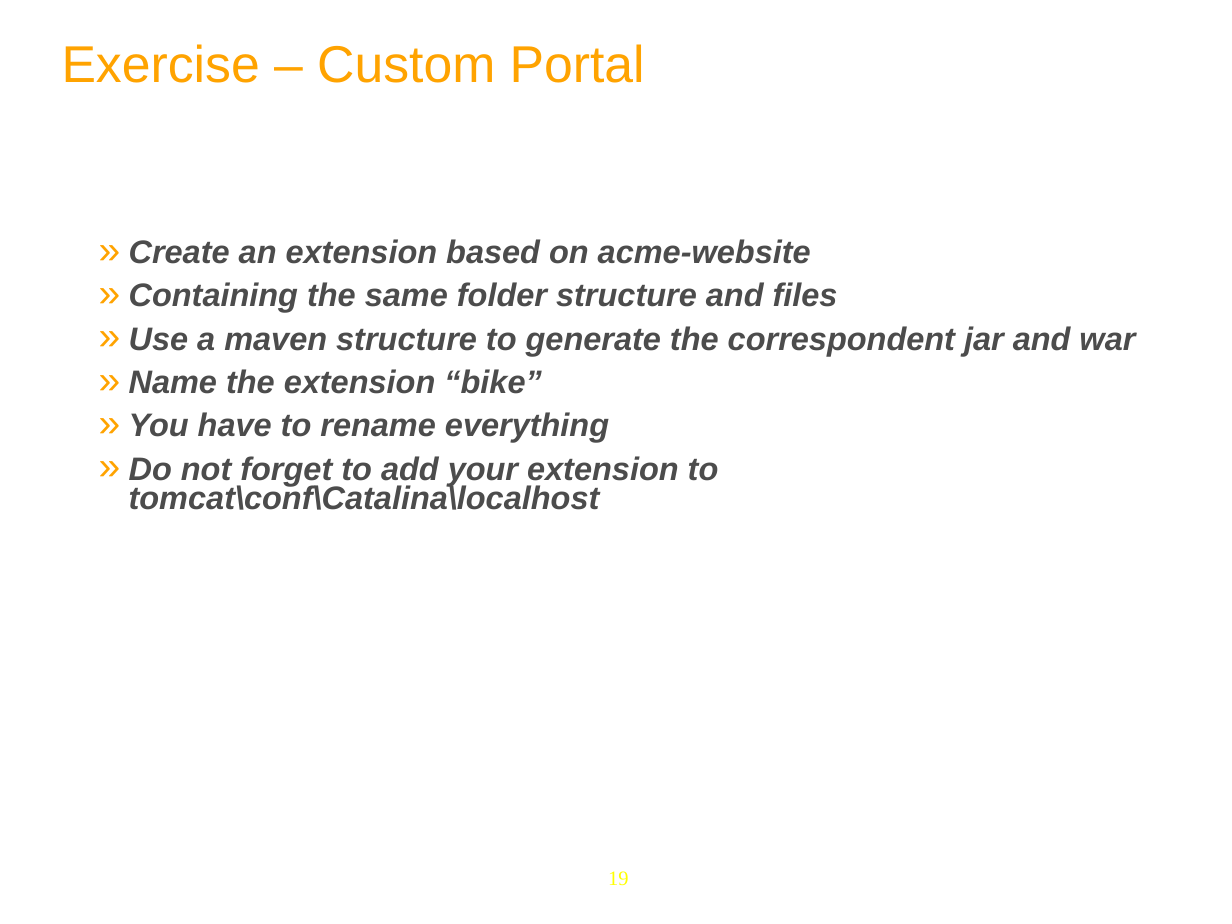
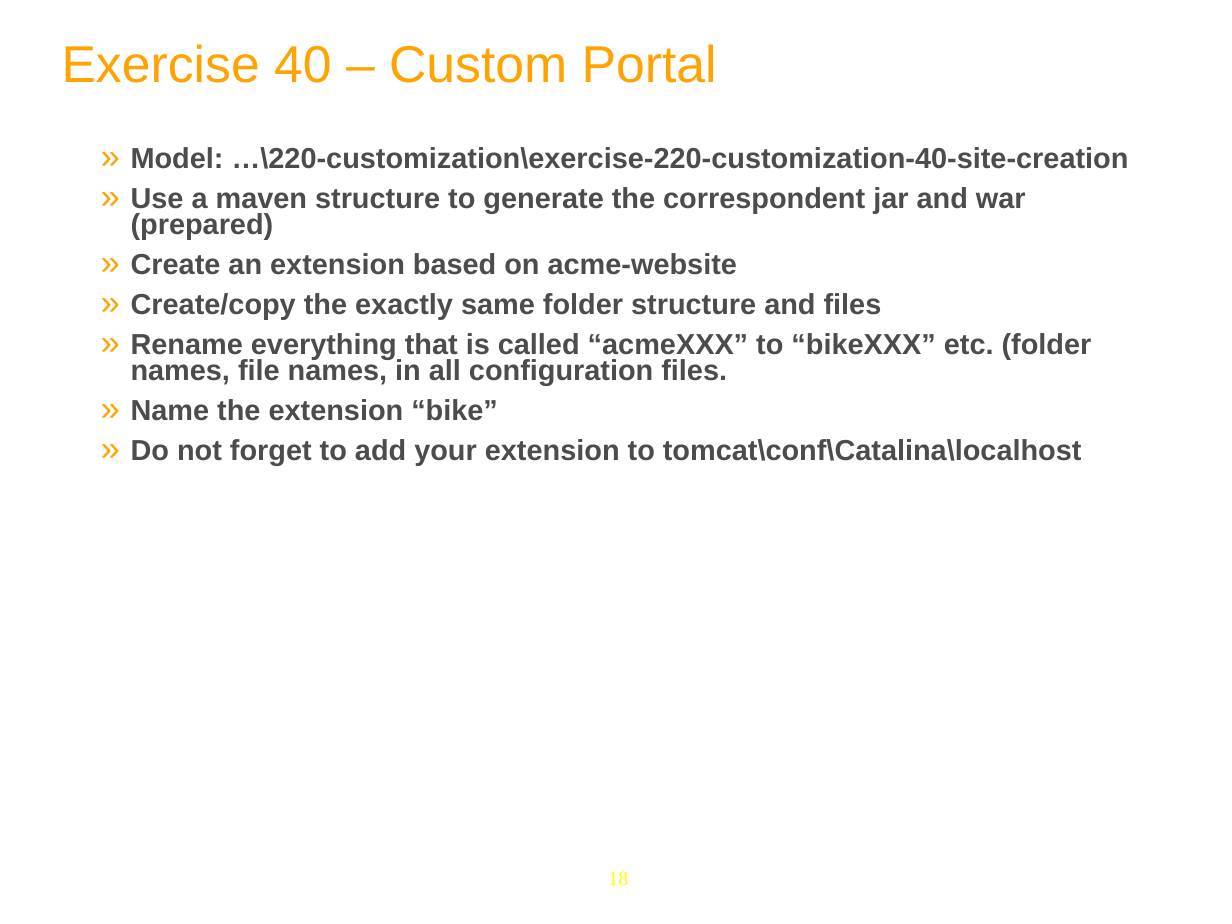
Before and after one commit to anhvurz90/training, a slide deck: slide 18 of exo-developer/220-customization/slides/220-customization-XDev-en.ppt (slide 19 before the commit). Drawn at 1232x924 pixels with LibreOffice and Linux fonts; fonts in the diff are those of the drawing; background and template pictures are left out. Boxes give left, top, right and bottom in pixels: in the first picture for what was removed or moved away, otherwise in the second. Text is boxed around its words. In the diff, an @@ line names an element or a change of style, - is before the commit and + after.

```diff
--- a/exo-developer/220-customization/slides/220-customization-XDev-en.ppt
+++ b/exo-developer/220-customization/slides/220-customization-XDev-en.ppt
@@ title at [62,44,717,83]: text changed @@
-Exercise – Custom Portal
+Exercise 40 – Custom Portal
@@ text "Model: …\220-customization\exercise-220-customization-40-sit ...": place and size @@
-text "Model: …\220-customization\exercise-220-customization-40-sit ..." at [129,239,1135,510]
+text "Model: …\220-customization\exercise-220-customization-40-sit ..." at [131,147,1129,465]
@@ text at [131,147,1129,239]: paragraphs added @@
+  » Model: …\220-customization\exercise-220-customization-40-site-creation
+  » Use a maven structure to generate the correspondent jar and war (prepared)
@@ text at [131,253,1082,465]: size 27 to 24 pt, italic off in "Create an extension based on acme-website", "Name the extension “bike”", "Do not forget to add your extension ..." @@
@@ text at [131,293,1092,385]: text changed; size 27 to 24 pt; italic off @@
-  » Containing the same folder structure and files
-  » Use a maven structure to generate the correspondent jar and war
+  » Create/copy the exactly same folder structure and files
+  » Rename everything that is called “acmeXXX” to “bikeXXX” etc. (folder names, file names, in all configuration files.
@@ text at [129,412,609,442]: paragraph removed @@
-  » You have to rename everything
@@ page number at [608,871,628,886]: text changed @@
-19
+18
```
Also in this commit, not shown: 4 other slides changed, 12 slides added, 5 slides removed.
